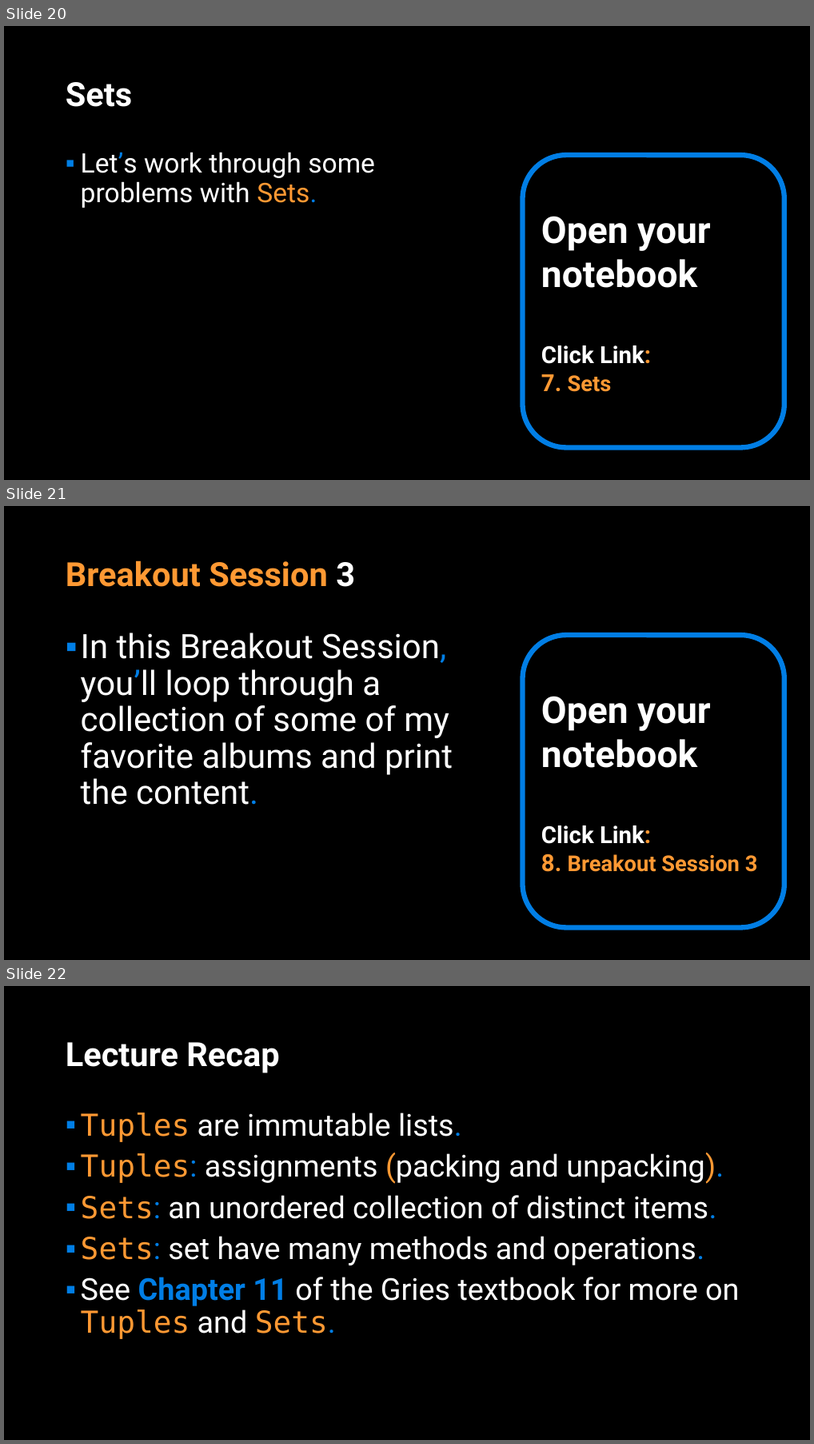
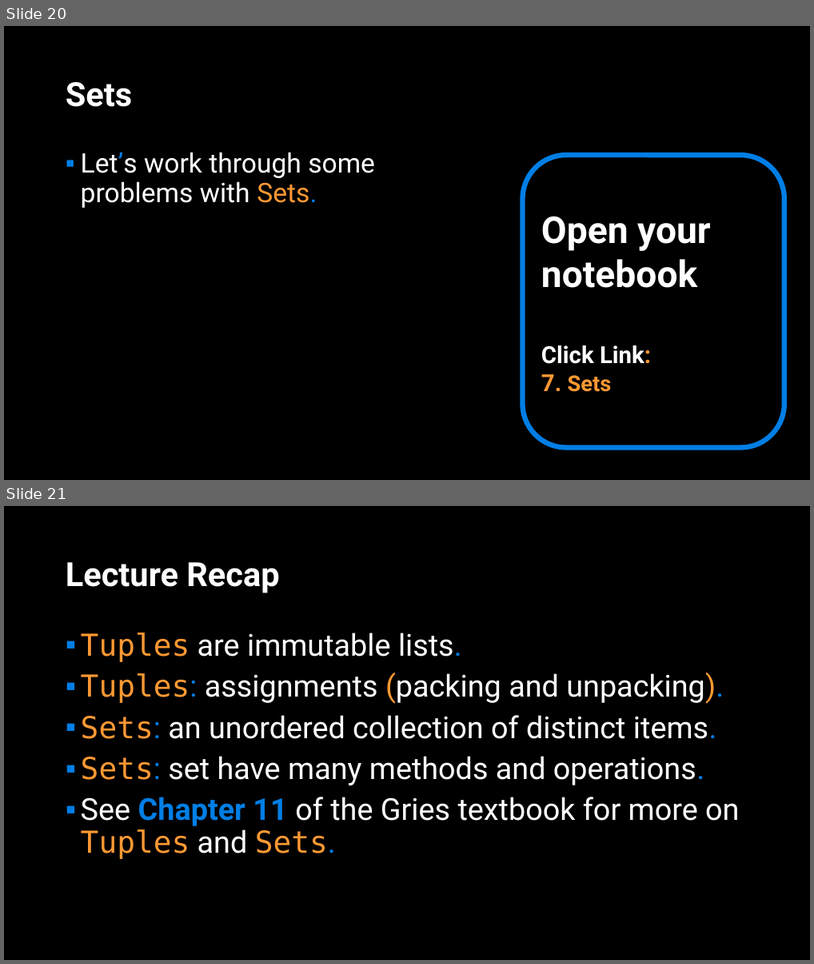
Before and after one commit to APS106/APS106-winter-2022-material, a slide deck: lectures/week8/lecture1/slides/week8_lecture1.pptx. Shown one above the other, each under a label of ours: slides 20, 21 and 22 before the commit, slides 20 and 21 after it. The pictures are 814x1444 and 814x964 pixels, drawn with LibreOffice and Linux fonts; fonts in the diff are those of the drawing; background and template pictures are left out. Boxes give left, top, right and bottom in pixels: in the first picture for what was removed or moved away, otherwise in the second. Text is boxed around its words. In the diff, an @@ line names an element or a change of style, - is before the commit and + after.

```diff
--- a/lectures/week8/lecture1/slides/week8_lecture1.pptx
+++ b/lectures/week8/lecture1/slides/week8_lecture1.pptx
@@ slide 21 removed at box(4, 506, 810, 960), background picture (left out) @@
@@ title removed at box(66, 560, 355, 587) @@
-Breakout Session 3
@@ text removed at box(81, 632, 453, 804) @@
-▪ In this Breakout Session, you’ll loop through a collection of some of my favorite albums and print the content.
@@ rounded rectangle removed at box(523, 635, 785, 927) @@
-Open your notebook
-Click Link:
-8. Breakout Session 3
@@ what was slide 22 is now slide 21 @@
```
Also in this commit, not shown: 7 slides changed, 6 other files.
